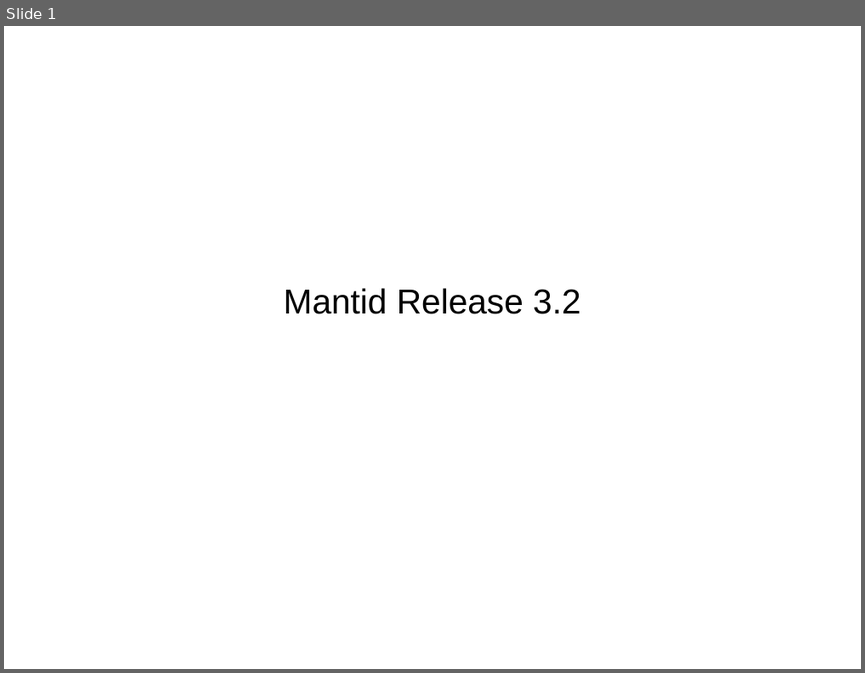
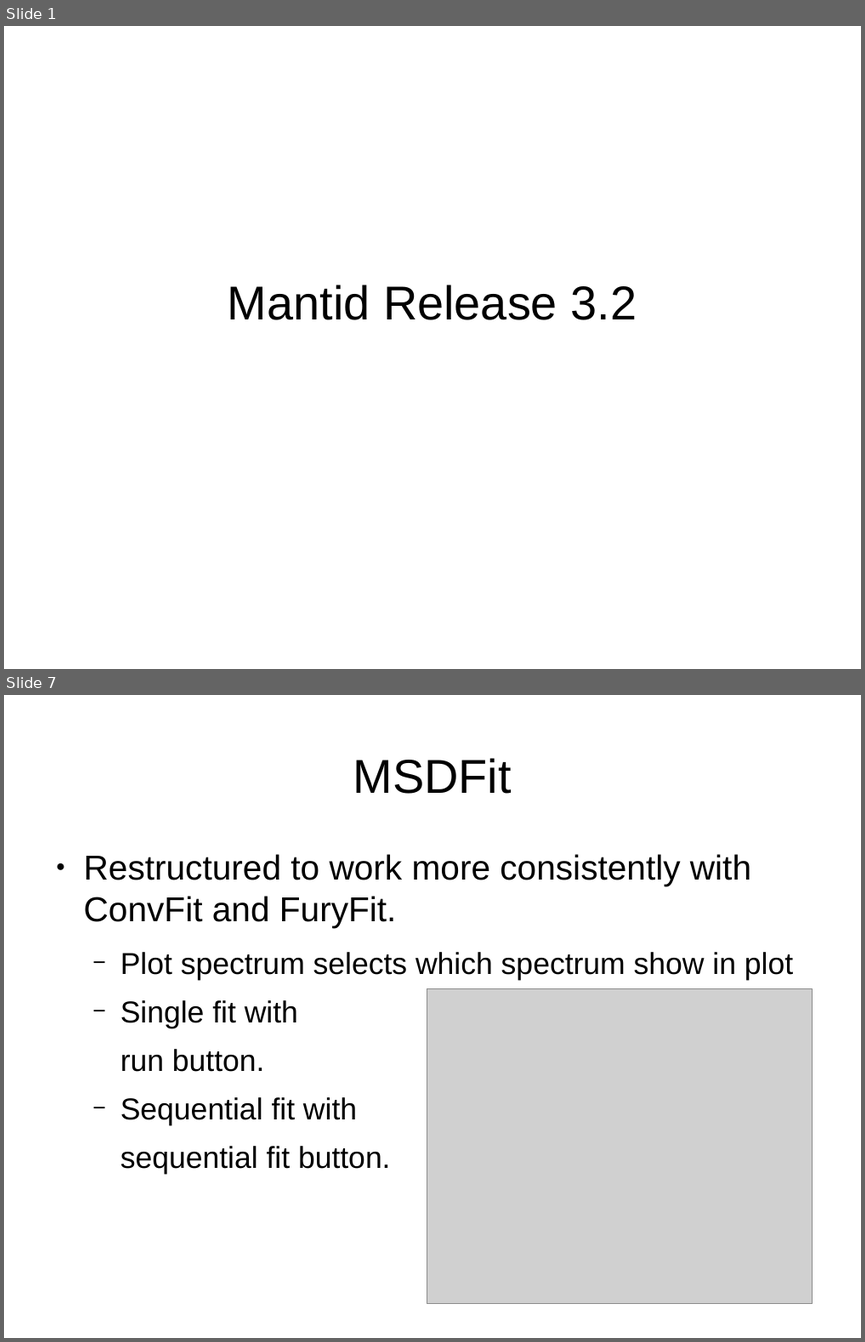
Before and after one commit to samueljackson92/documents, a slide deck: RAL/msg_presentation.odp. Shown one above the other, each under a label of ours: slide 1 before the commit, slides 1 and 7 after it; the slides between them are not shown. The pictures are 865x673 and 865x1342 pixels, drawn with LibreOffice and Linux fonts; fonts in the diff are those of the drawing; grey boxes stand for pictures. Boxes give left, top, right and bottom in pixels: in the first picture for what was removed or moved away, otherwise in the second. Text is boxed around its words. In the diff, an @@ line names an element or a change of style, - is before the commit and + after.

```diff
--- a/RAL/msg_presentation.odp
+++ b/RAL/msg_presentation.odp
@@ slide 7 added at [4,695,861,1338], background #FFFFFF @@
@@ title added at [353,758,511,794], 44 pt, text #000000 @@
+MSDFit
@@ text added at [84,854,793,1174], 28 pt, text #000000 @@
+● Restructured to work more consistently with ConvFit and FuryFit.
+  − Plot spectrum selects which spectrum show in plot
+  − Single fit with
+  run button.
+  − Sequential fit with
+  sequential fit button.
@@ picture added at [427,989,812,1303] @@
@@ slide 1 changed as well @@
@@ subtitle "Mantid Release 3.2" at [228,284,636,320]: size 32 to 44 pt @@
```
Also in this commit, not shown: 13 other slides added, 2 slides removed.
